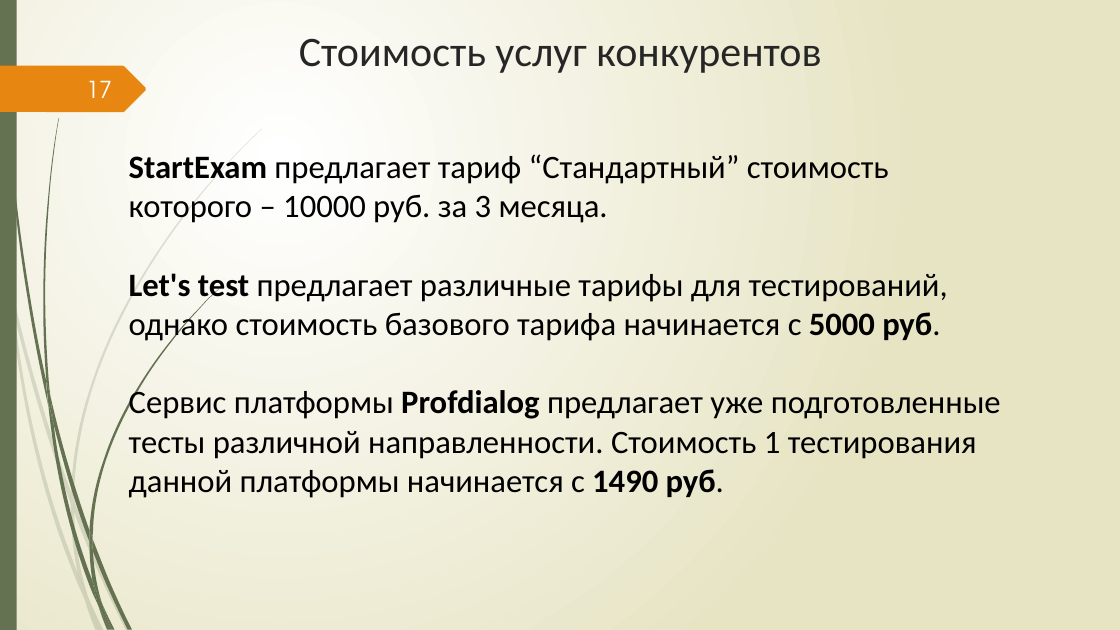
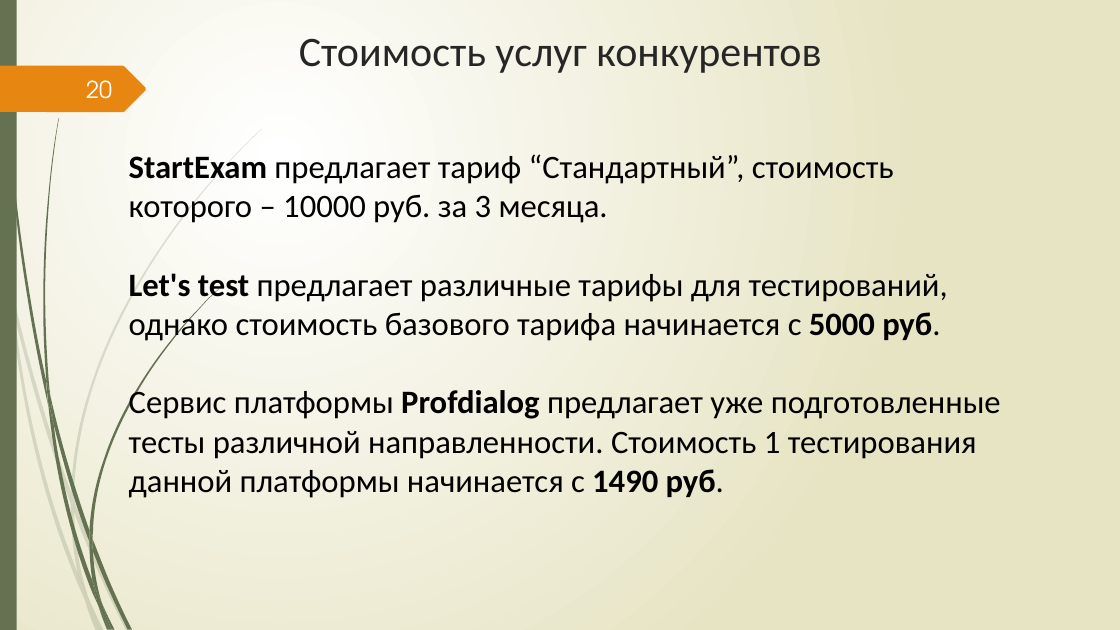
Before and after one commit to Csar9000/Quality-of-life-assessment-system, a slide deck: slide 20 of Документы/Презентация ВКР.pptx (slide 17 before the commit). Drawn at 1120x630 pixels with LibreOffice and Linux fonts; fonts in the diff are those of the drawing. Boxes give left, top, right and bottom in pixels: in the first picture for what was removed or moved away, otherwise in the second. Text is boxed around its words. In the diff, an @@ line names an element or a change of style, - is before the commit and + after.

```diff
--- a/Документы/Презентация ВКР.pptx
+++ b/Документы/Презентация ВКР.pptx
@@ page number at [86, 80, 112, 99]: text changed @@
-17
+20
@@ text at [129, 154, 894, 223]: text changed @@
-StartExam предлагает тариф “Стандартный” стоимость которого – 10000 руб. за 3 месяца.
+StartExam предлагает тариф “Стандартный”, стоимость которого – 10000 руб. за 3 месяца.
```
Also in this commit, not shown: 2 other slides changed, 4 slides added, 1 slide removed, 2 other files.
